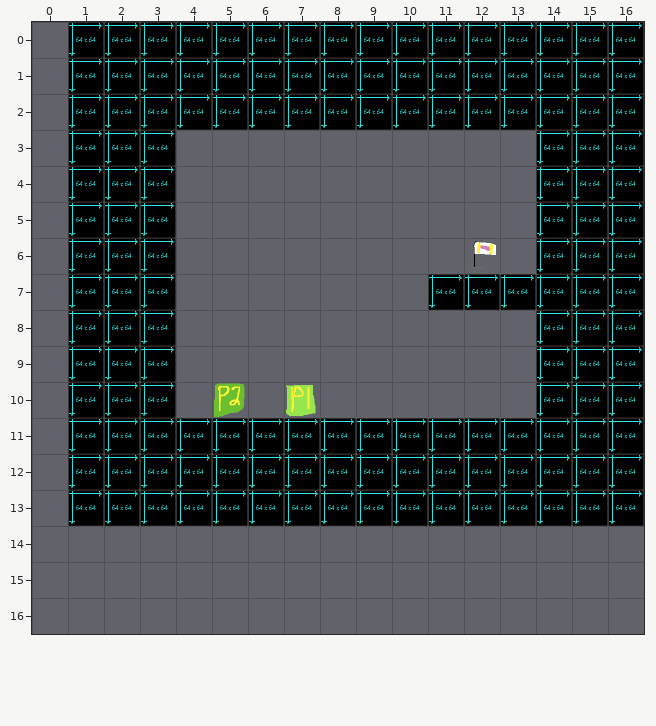
An edit to a level. Tiled map, Project/Maps/Level_5.tmx. Above, as it was before the edit.
Cells are 64x64 px. Shown: x 0..16, y 0..16. The old version is drawn lined up with the new one.
Once edited:
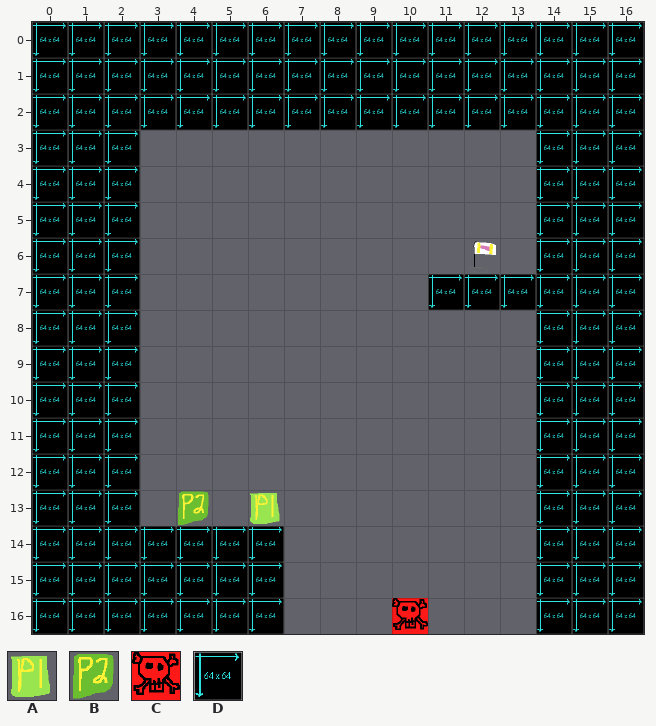
Key: from "Ingredients": A 6, B 7, C 20; from "Tiles": D 0.
_ is an empty cell, . an unchanged one.
What changed:
map size 16x14 -> 17x17 cells (old content now starts at 1,0; both pictures use the new coordinates)
--- layer "Tile Layer 1"
@@ x 0..16 @@
- 0 _................
- 1 _................
- 2 _................
- 3 _..D.............
- 4 _..D.............
- 5 _..D.............
- 6 _..D.............
- 7 _..D.............
- 8 _..D.............
- 9 _..D.............
-10 _..D.............
-11 _..DDDDDDDDDDD...
-12 _..DDDDDDDDDDD...
-13 _..DDDDDDDDDDD...
-14 _______.......___
-15 _______.......___
-16 _______..._...___
+ 0 D................
+ 1 D................
+ 2 D................
+ 3 D.._.............
+ 4 D.._.............
+ 5 D.._.............
+ 6 D.._.............
+ 7 D.._.............
+ 8 D.._.............
+ 9 D.._.............
+10 D.._.............
+11 D..___________...
+12 D..___________...
+13 D..___________...
+14 DDDDDDD.......DDD
+15 DDDDDDD.......DDD
+16 DDDDDDD...C...DDD
--- layer "Ingredients"
@@ x 5..7 @@
-10 B.A
+10 _._
@@ x 4..6 @@
-13 _._
+13 B.A
Pixel boxes of the changes (left, top, right, bottom) in both pictures:
changed: (32, 22, 644, 634)
